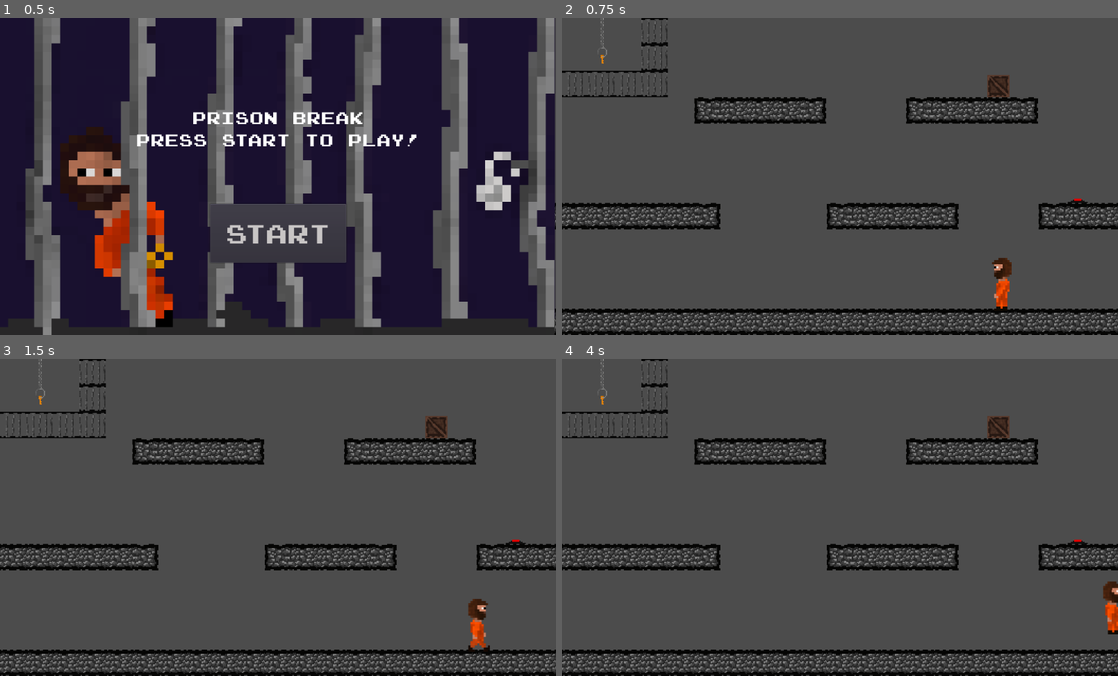
Above: before the commit, frames 1-4 (two rows, left to right).
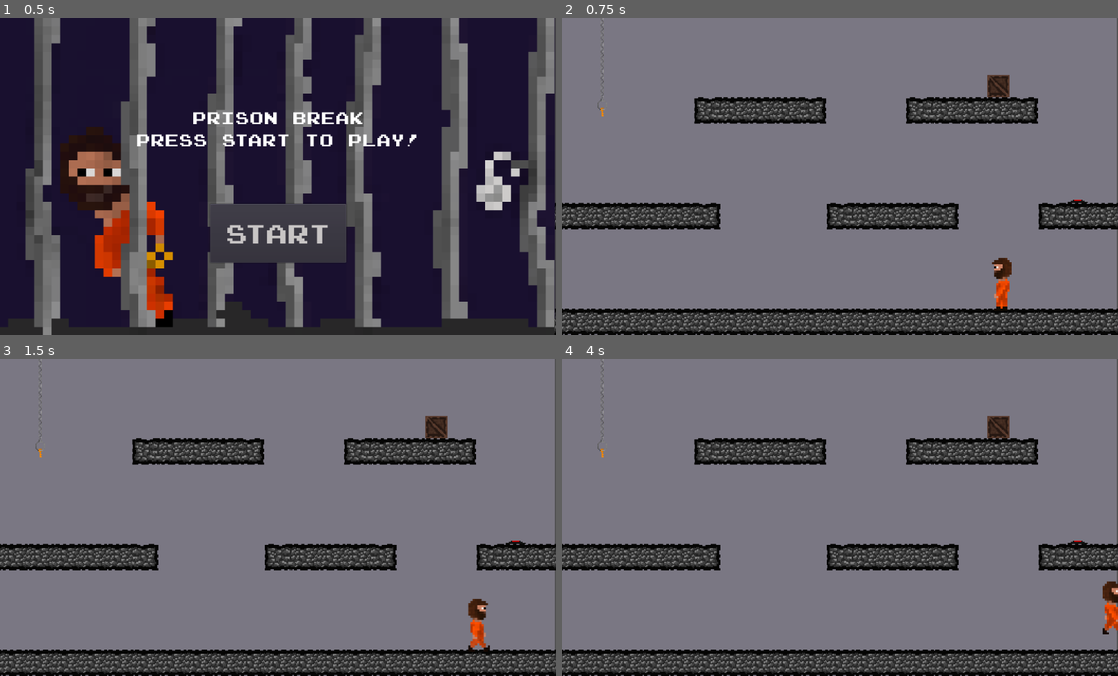
Above: after the commit, the same moments.

Repository: SanPug1/Prison-Break-Game
Game: Godot game, scene res://Everything.tscn
The game is run twice, just before and just after one commit, with the same random seed, the same clock (stepped at 60 frames per second) and the same inputs. Sound files missing from this copy of the repository are replaced by a short silence.
Inputs (mouse positions are in pixels of both pictures, inside the frame that each line leads up to):
- Up to frame 1 (0.5 s): no input
- Up to frame 2 (0.75 s): click "Start" at 0.5 s
- Up to frame 3 (1.5 s): tap Enter at 1.25 s; move the mouse to (439, 625) at 1.27 s; hold Right (player_right) from 1.28 s (still down); click (439, 625) at 1.35 s
- Up to frame 4 (4 s): tap Z (player_jump) at 1.52, 2.27, 3.77 s; move the mouse to (728, 533) at 2.02 s; release Right (player_right) at 2.03 s; hold Left (player_left) 2.03-2.78 s; click (728, 533) at 2.1 s; move the mouse to (895, 447) at 2.77 s; hold Right (player_right) from 2.78 s (still down); click (895, 447) at 2.85 s; move the mouse to (812, 580) at 3.52 s; click (812, 580) at 3.6 s

Frame 1 is identical in both runs. In frame 2, 82% of the frame differs, in the area x 0-100%, y 0-100%; in frame 3, 82%; in frame 4, 82%.

Commit message:
first level working-ish

Diff:
--- a/Entities/Player.tscn
+++ b/Entities/Player.tscn
@@ -16,7 +16,7 @@
 "frames": [ ExtResource( 3 ), ExtResource( 5 ), ExtResource( 4 ), ExtResource( 2 ) ],
 "loop": true,
 "name": "walking",
-"speed": 5.0
+"speed": 4.0
 } ]
 
 [sub_resource type="RectangleShape2D" id=6]
--- a/Everything.gd
+++ b/Everything.gd
@@ -1,9 +1,9 @@
 extends Node
 
-func _ready():
-	$Player.lock = true
-	$Player.visible = false
-
-func _on_Game_Start():
-	$Player.lock = false
-	$Player.visible = true
+#func _ready():
+#	$Player.lock = true
+#	$Player.visible = false
+#
+#func _on_Game_Start():
+#	$Player.lock = false
+#	$Player.visible = true
--- a/Everything.tscn
+++ b/Everything.tscn
@@ -1,9 +1,8 @@
-[gd_scene load_steps=5 format=2]
+[gd_scene load_steps=4 format=2]
 
 [ext_resource path="res://Main Menu/Title Screen.tscn" type="PackedScene" id=1]
 [ext_resource path="res://Levels/Levels.tscn" type="PackedScene" id=2]
 [ext_resource path="res://Everything.gd" type="Script" id=3]
-[ext_resource path="res://Entities/Player.tscn" type="PackedScene" id=4]
 
 [node name="Everything" type="Node"]
 script = ExtResource( 3 )
@@ -11,6 +10,3 @@
 [node name="Levels" parent="." instance=ExtResource( 2 )]
 
 [node name="Title_Screen" parent="." instance=ExtResource( 1 )]
-
-[node name="Player" parent="." instance=ExtResource( 4 )]
-position = Vector2( 866, 258 )
--- a/Levels/MelsTileSet.tres
+++ b/Levels/MelsTileSet.tres
@@ -15,6 +15,9 @@
 [ext_resource path="res://Art/ironbarsnosides.png" type="Texture" id=13]
 [ext_resource path="res://Art/pathmidpiece.png" type="Texture" id=14]
 [ext_resource path="res://Art/buttonpressed.png" type="Texture" id=15]
+
+[sub_resource type="ConvexPolygonShape2D" id=9]
+points = PoolVector2Array( 34, 50, 15, 50, 15, 42, 34, 42 )
 
 [sub_resource type="ConvexPolygonShape2D" id=6]
 points = PoolVector2Array( 43, 50, 1, 50, 2, 7, 43, 7 )
@@ -192,9 +195,16 @@
 10/navigation_offset = Vector2( 0, 0 )
 10/shape_offset = Vector2( 0, 0 )
 10/shape_transform = Transform2D( 1, 0, 0, 1, 0, 0 )
+10/shape = SubResource( 9 )
 10/shape_one_way = false
-10/shape_one_way_margin = 0.0
-10/shapes = [  ]
+10/shape_one_way_margin = 1.0
+10/shapes = [ {
+"autotile_coord": Vector2( 0, 0 ),
+"one_way": false,
+"one_way_margin": 1.0,
+"shape": SubResource( 9 ),
+"shape_transform": Transform2D( 1, 0, 0, 1, 0, 0 )
+} ]
 10/z_index = 0
 11/name = "buttonpressed.png 11"
 11/texture = ExtResource( 15 )
--- a/Levels/Puzzle 10.gd
+++ b/Levels/Puzzle 10.gd
@@ -1,29 +1,32 @@
 extends Node
 
-
-# Declare member variables here. Examples:
-# var a = 2
-# var b = "text"
-
+var firstrun = true
 
 # Called when the node enters the scene tree for the first time.
 func _ready():
+	$TileMap.show()
 	$TileMap3.hide()
-
 
 # Called every frame. 'delta' is the elapsed time since the previous frame.
 func _process(delta):
-#	if $UnpressedButtonTile.collided() == true:
-#		$UnpressedButtonTile.hide()
-#		$PressedButtonTile.show()
-#		$ButtonTimer.start()
-#		$TileMap.hide()
-#		$TileMap3.show()
-	pass
-
+	if firstrun == true:
+		$TileMap.show()
+		$TileMap3.hide()
+		$Area2D.show()
+		$PressedButtonTile.hide()
+		firstrun = false
 
 func _on_ButtonTimer_timeout() -> void:
 	$TileMap3.hide()
 	$TileMap.show()
 	$PressedButtonTile.hide()
-	$UnpressedButtonTile.show()
+	$Area2D.show()
+
+func _on_Area2D_body_entered(body: Node) -> void:
+	$Area2D.hide()
+	$PressedButtonTile.show()
+	$TileMap.hide()
+	$TileMap3.show()
+
+func _on_Area2D_body_exited(body: Node) -> void:
+	$ButtonTimer.start()
--- a/Levels/Puzzle 10.tscn
+++ b/Levels/Puzzle 10.tscn
@@ -8,7 +8,6 @@
 script = ExtResource( 2 )
 
 [node name="ColorRect" type="ColorRect" parent="."]
-visible = false
 margin_right = 1048.0
 margin_bottom = 600.0
 color = Color( 0.482353, 0.470588, 0.517647, 1 )
@@ -21,10 +20,13 @@
 format = 1
 tile_data = PoolIntArray( -1, 3, 0, -65536, 4, 0, -65535, 4, 0, -65534, 4, 0, -65533, 4, 0, -65532, 4, 0, -65531, 4, 0, …(1300 unchanged characters)…
 
-[node name="UnpressedButtonTile" type="TileMap" parent="."]
+[node name="Area2D" type="Area2D" parent="."]
+
+[node name="UnpressedButtonTile" type="TileMap" parent="Area2D"]
 tile_set = ExtResource( 1 )
 cell_size = Vector2( 50, 50 )
 show_collision = true
+collision_use_parent = true
 collision_use_kinematic = true
 format = 1
 tile_data = PoolIntArray( 393235, 10, 0 )
@@ -50,8 +52,10 @@
 position = Vector2( 833, 456 )
 
 [node name="ButtonTimer" type="Timer" parent="."]
-wait_time = 2.0
+wait_time = 1.5
 one_shot = true
 
+[connection signal="body_entered" from="Area2D" to="." method="_on_Area2D_body_entered"]
+[connection signal="body_exited" from="Area2D" to="." method="_on_Area2D_body_exited"]
 [connection signal="input_event" from="Player" to="." method="_on_Player_input_event"]
 [connection signal="timeout" from="ButtonTimer" to="." method="_on_ButtonTimer_timeout"]
Not shown: 1 places in Levels/MelsTileSet.tres that only renumber resources
Not shown, added: export_presets.cfg
